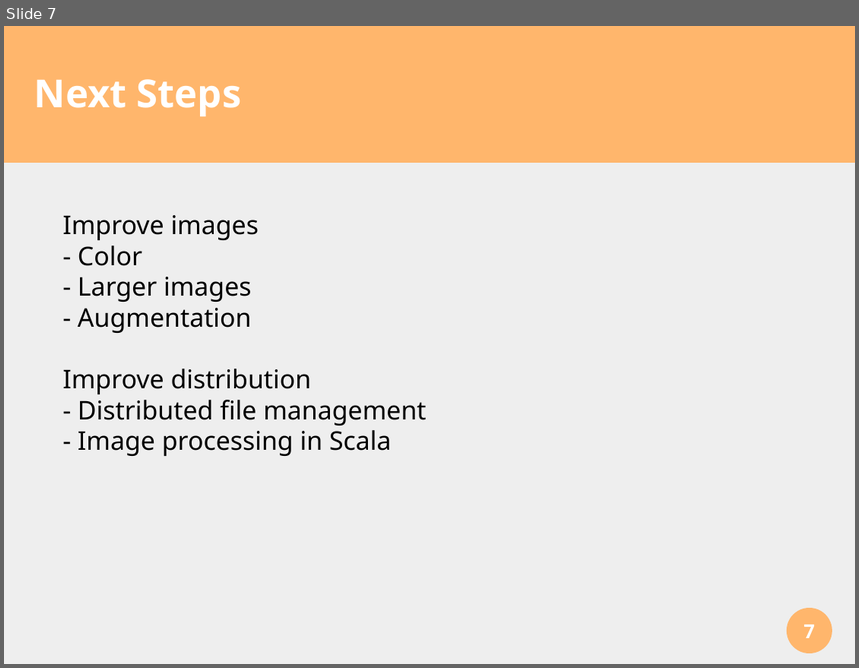
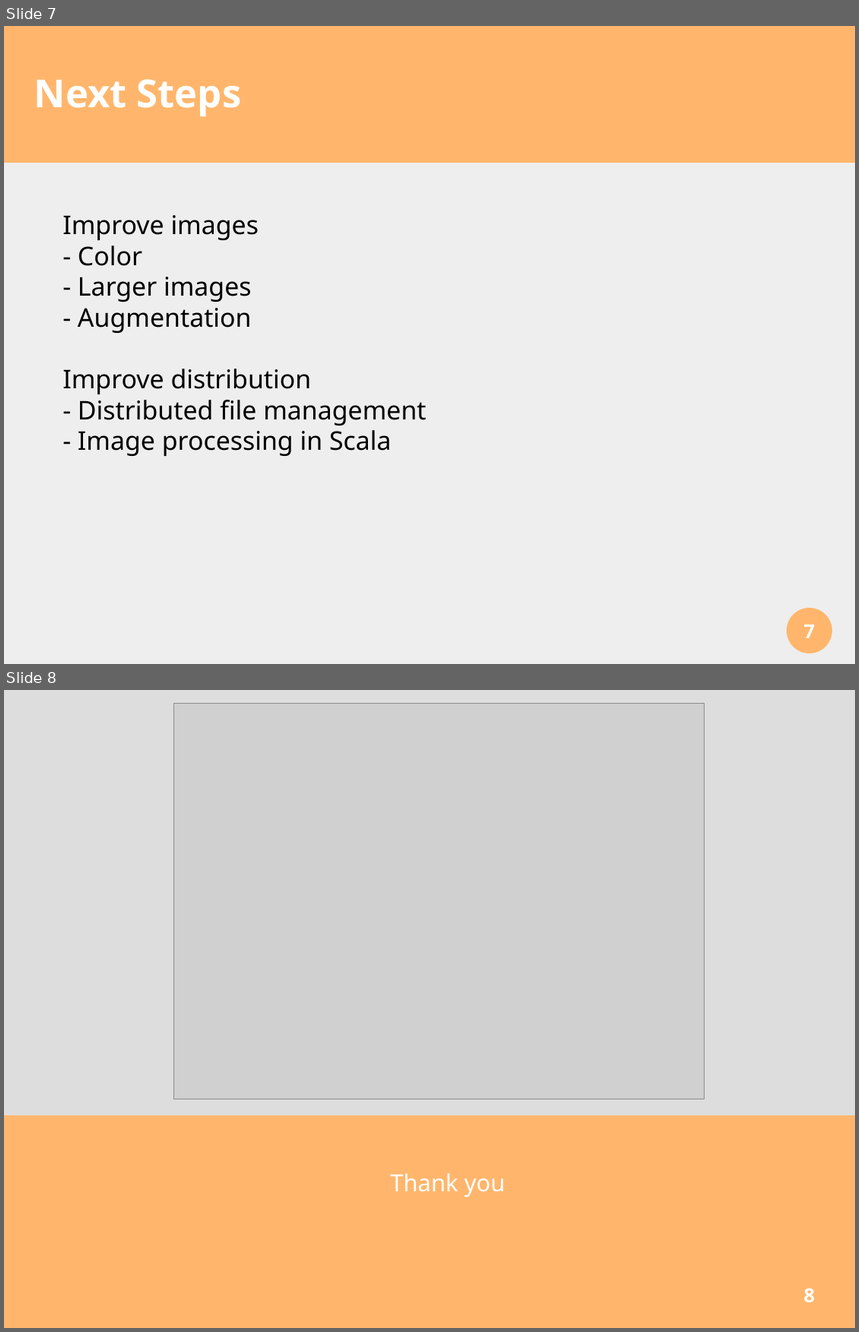
Before and after one commit to Eeyle/MarsRoverComputerVision, a slide deck: presentation.odp. Shown one above the other, each under a label of ours: slide 7 before the commit, slides 7 and 8 after it. The pictures are 859x668 and 859x1332 pixels, drawn with LibreOffice and Linux fonts; fonts in the diff are those of the drawing; grey boxes stand for pictures. Boxes give left, top, right and bottom in pixels: in the first picture for what was removed or moved away, otherwise in the second. Text is boxed around its words. In the diff, an @@ line names an element or a change of style, - is before the commit and + after.

Commit message:
finished presentation

```diff
--- a/presentation.odp
+++ b/presentation.odp
@@ slide 8 added at [4, 690, 855, 1328], background #2C3E50 @@
@@ rectangle added at [4, 690, 855, 1116], fill #DDDDDD @@
@@ picture added at [174, 704, 705, 1100] @@
@@ rectangle added at [4, 1116, 855, 1328], fill #FFB66C @@
@@ text added at [390, 1173, 506, 1198], 22 pt, text #FFFFFF @@
+Thank you
@@ rectangle added at [776, 1249, 840, 1308], fill #FFB66C, outline #FFB66C 0.51 pt @@
@@ page number added at [804, 1288, 816, 1303], 18 pt, text #FFFFFF, bold @@
+8
```
Also in this commit, not shown: 2 other files.
